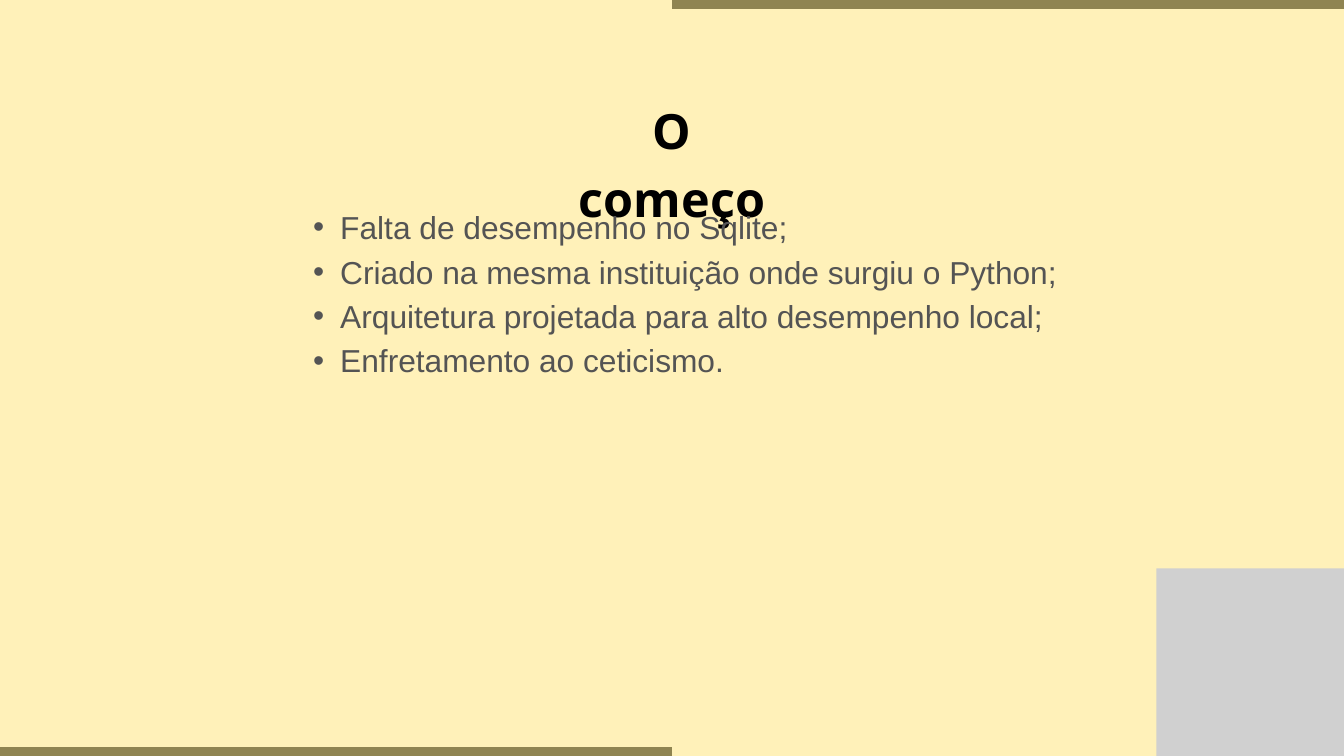
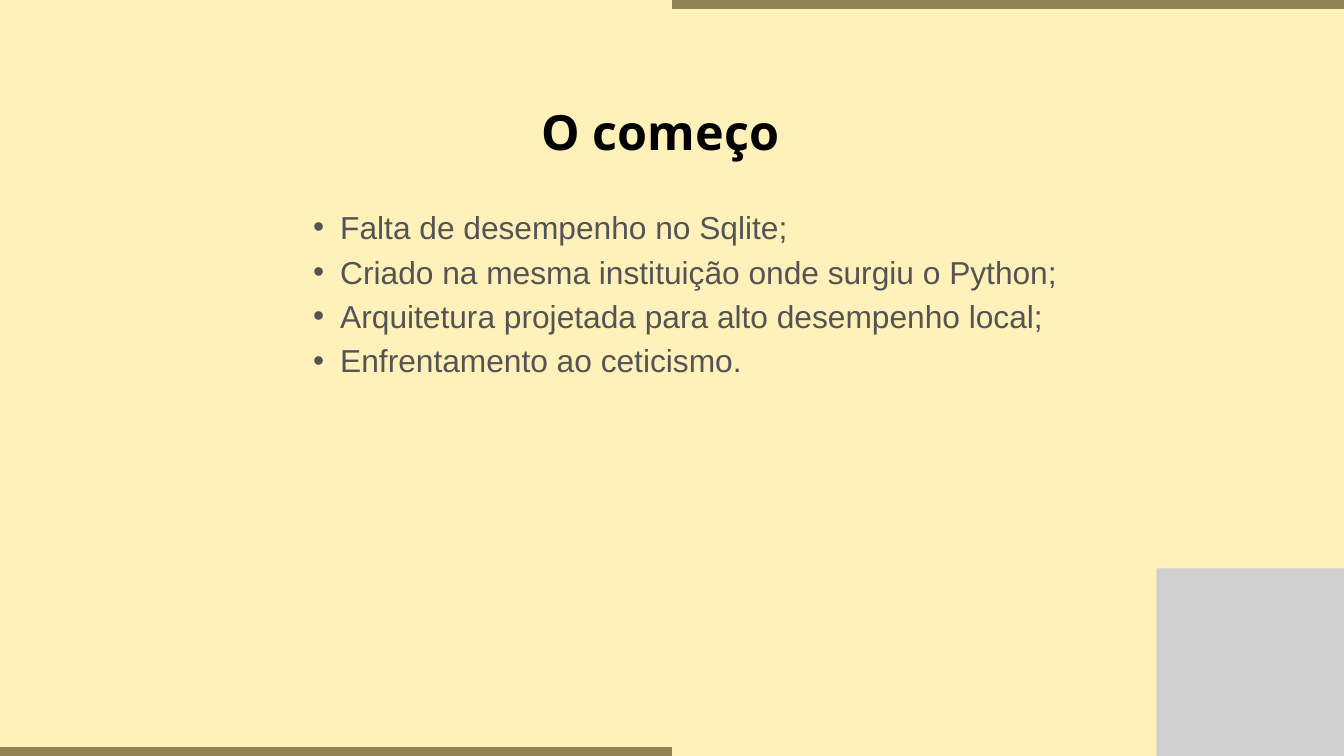
Before and after one commit to Kayo-Gabriel/DuckDB, a slide deck: slide 4 of DuckDB_054536.pptx. Drawn at 1344x756 pixels with LibreOffice and Linux fonts; fonts in the diff are those of the drawing; grey boxes stand for pictures. Boxes give left, top, right and bottom in pixels: in the first picture for what was removed or moved away, otherwise in the second. Text is boxed around its words. In the diff, an @@ line names an element or a change of style, - is before the commit and + after.

```diff
--- a/DuckDB_054536.pptx
+++ b/DuckDB_054536.pptx
@@ text "O começo" rewrapped from (x1=579, y1=113, x2=765, y2=230) to (x1=542, y1=114, x2=779, y2=162) @@
@@ text at (x1=340, y1=349, x2=742, y2=373): text changed @@
-  • Enfretamento ao ceticismo.
+  • Enfrentamento ao ceticismo.
```
Also in this commit, not shown: 6 other slides changed.
